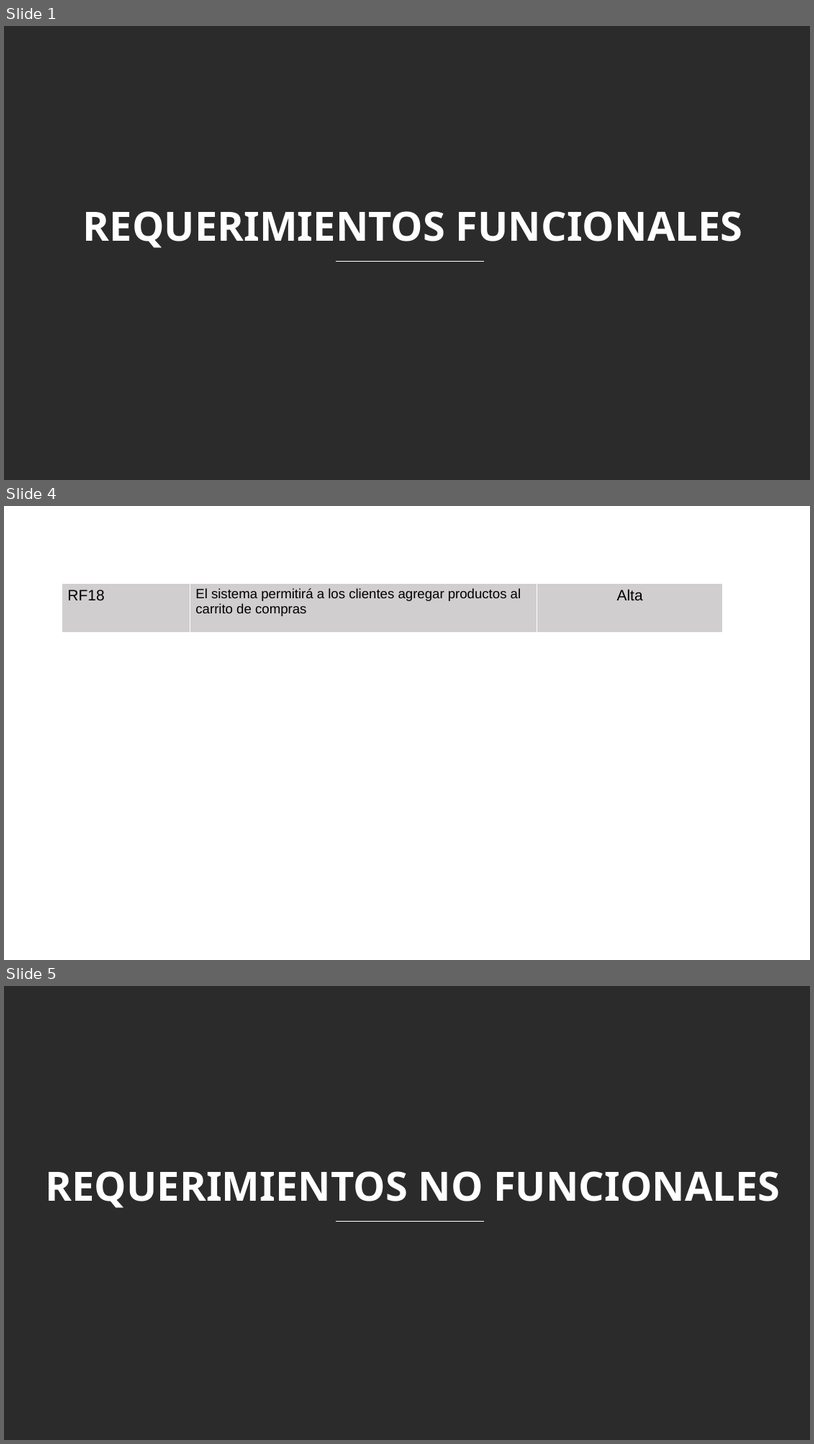
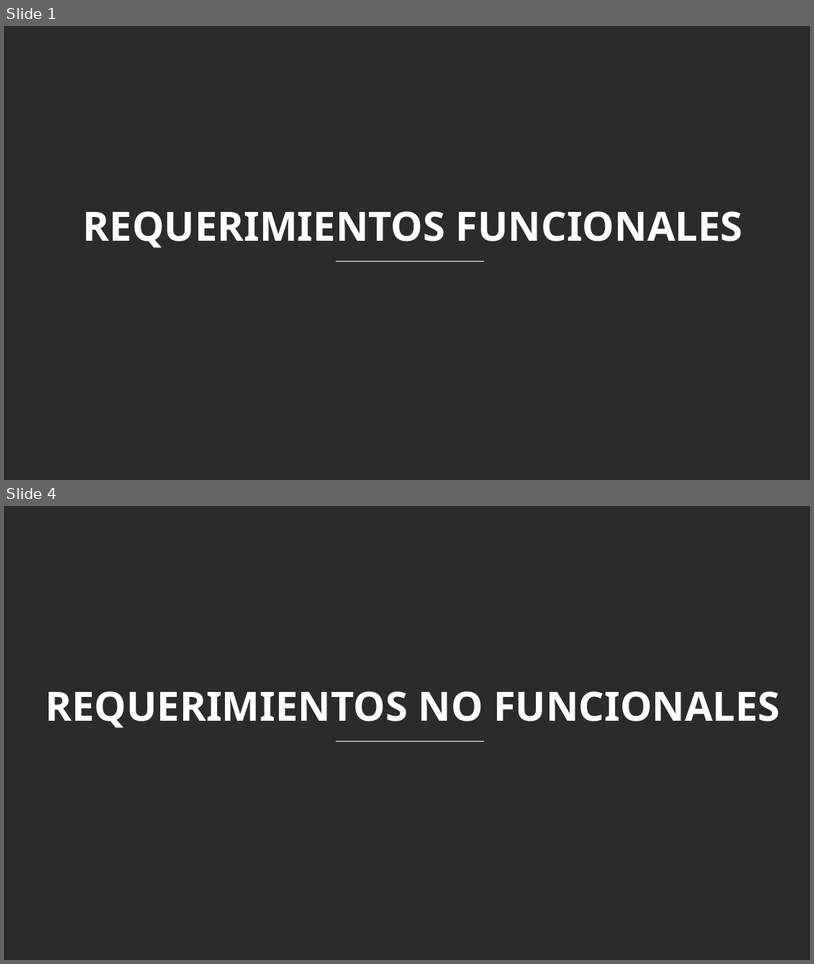
Before and after one commit to DavidV4iss/MASTER-BARBER-REACT, a slide deck: DOCUMENTACION DE MASTER BARBER/DOCUMENTACION DE APOYO/RF-RNF.pptx. Shown one above the other, each under a label of ours: slides 1, 4 and 5 before the commit, slides 1 and 4 after it; the slides between them are not shown. The pictures are 814x1444 and 814x964 pixels, drawn with LibreOffice and Linux fonts; fonts in the diff are those of the drawing; background and template pictures are left out; a plain dark background stands for a picture behind light text. Boxes give left, top, right and bottom in pixels: in the first picture for what was removed or moved away, otherwise in the second. Text is boxed around its words. In the diff, an @@ line names an element or a change of style, - is before the commit and + after.

```diff
--- a/DOCUMENTACION DE MASTER BARBER/DOCUMENTACION DE APOYO/RF-RNF.pptx
+++ b/DOCUMENTACION DE MASTER BARBER/DOCUMENTACION DE APOYO/RF-RNF.pptx
@@ slide 4 removed at (4, 506, 810, 960), background picture (left out) @@
@@ table removed at (62, 584, 723, 633), 1 rows, 3 columns @@
-RF18 | El sistema permitirá a los clientes agregar productos al carrito de compras | Alta
@@ what was slide 5 is now slide 4 @@
```
Also in this commit, not shown: 2 slides changed.
